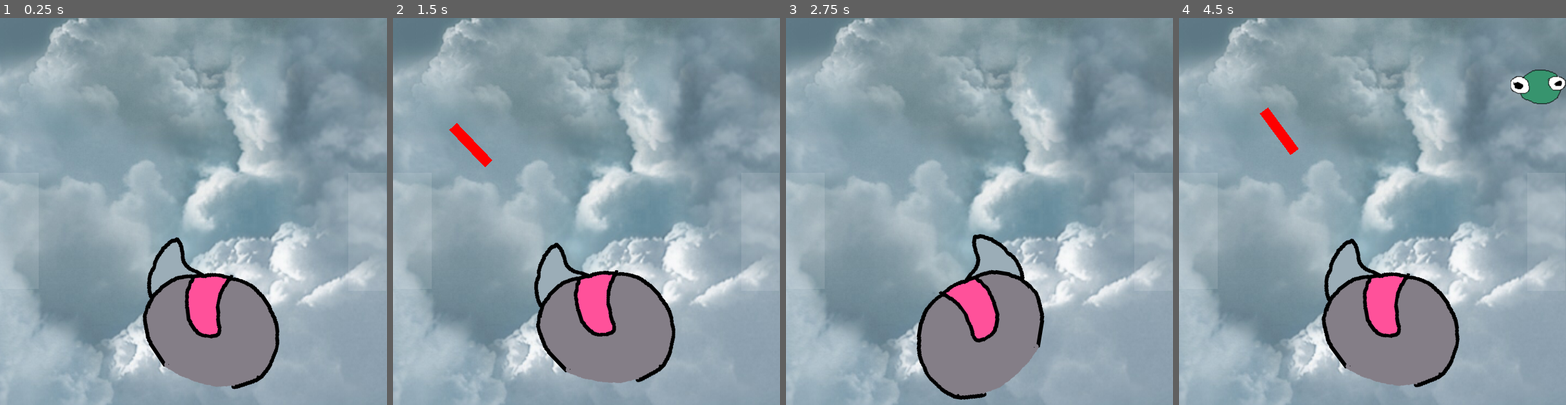
Above: before the commit, frames 1-4 (left to right).
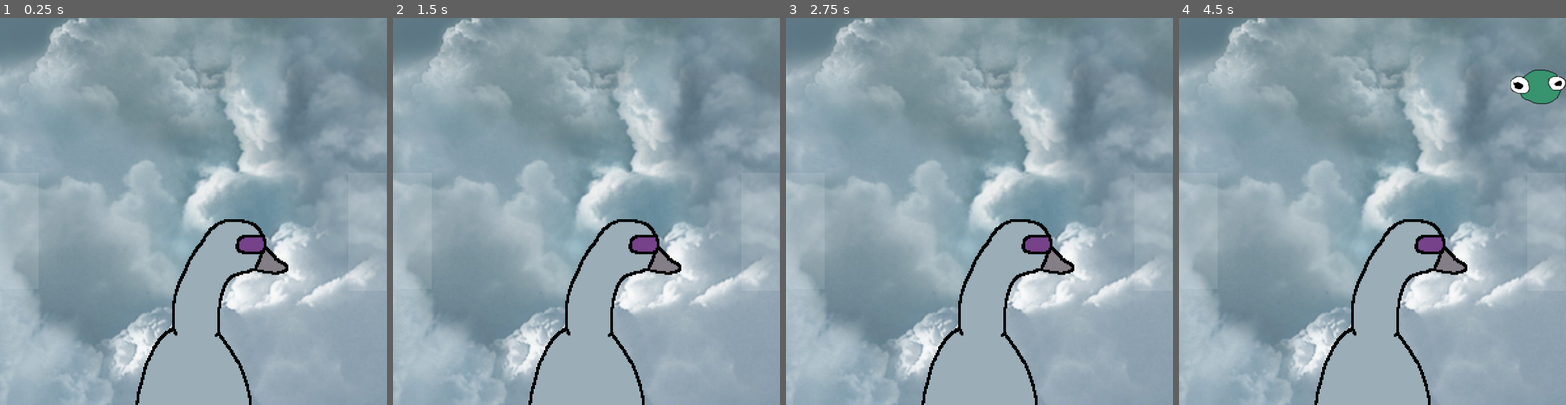
Above: after the commit, the same moments.

Repository: drakonicguy/cybergoose
Game: Godot game, scene res://scenes/Main.tscn
Two runs of this game, one before a commit and one after it. Both use one fixed random seed, a clock stepped at 60 frames per second and the inputs below.
Inputs (mouse positions are in pixels of both pictures, inside the frame that each line leads up to):
- Up to frame 1 (0.25 s): no input
- Up to frame 2 (1.5 s): tap Enter at 0.5 s; move the mouse to (671, 192) at 0.52 s; hold Right (move_right) 0.53-1.28 s; click (671, 192) at 0.6 s; tap Space at 1.25 s; move the mouse to (509, 230) at 1.27 s; hold Left (move_left) from 1.28 s (still down); click (509, 230) at 1.35 s
- Up to frame 3 (2.75 s): tap Enter at 2 s; move the mouse to (1018, 126) at 2.02 s; release Left (move_left) at 2.03 s; hold Right (move_right) from 2.03 s (still down); click (1018, 126) at 2.1 s
- Up to frame 4 (4.5 s): tap Space at 2.75 s; move the mouse to (1353, 288) at 2.77 s; click (1353, 288) at 2.85 s; move the mouse to (1488, 269) at 3.52 s; release Right (move_right) at 3.53 s; hold Left (move_left) from 3.53 s (still down); click (1488, 269) at 3.6 s; move the mouse to (1256, 153) at 4.27 s; click (1256, 153) at 4.35 s

The runs differ from the first frame. In frame 1, 11% of the frame differs, in the area x 35-75%, y 52-100%; in frame 2, 11%, in the area x 14-75%, y 27-100%; in frame 3, 10%; in frame 4, 11%.

Commit message:
new head assets+attempt at making the sprite flip properly(commented out)

Diff:
--- a/scenes/Head.tscn
+++ b/scenes/Head.tscn
@@ -1,13 +1,31 @@
-[gd_scene load_steps=3 format=2]
+[gd_scene load_steps=5 format=2]
 
-[ext_resource path="res://assets/head placeholder.png" type="Texture" id=1]
+[ext_resource path="res://assets/newhead1.png" type="Texture" id=1]
 [ext_resource path="res://scripts/Head.gd" type="Script" id=2]
+[ext_resource path="res://assets/newhead2.png" type="Texture" id=3]
 
-[node name="Head" type="Node2D"]
+[sub_resource type="SpriteFrames" id=1]
+animations = [ {
+"frames": [ ExtResource( 1 ) ],
+"loop": true,
+"name": "default",
+"speed": 5.0
+}, {
+"frames": [ ExtResource( 3 ) ],
+"loop": true,
+"name": "close",
+"speed": 5.0
+} ]
+
+[node name="Head" type="Position2D"]
 script = ExtResource( 2 )
 
-[node name="Sprite" type="Sprite" parent="."]
-texture = ExtResource( 1 )
+[node name="Sprite" type="AnimatedSprite" parent="."]
+frames = SubResource( 1 )
+offset = Vector2( 57, -75 )
 
 [node name="ShootPosition" type="Position2D" parent="."]
-position = Vector2( 20, -41 )
+position = Vector2( 67, -60 )
+
+[node name="ShootPositionFlipped" type="Position2D" parent="."]
+position = Vector2( 67, 60 )
--- a/scenes/Main.tscn
+++ b/scenes/Main.tscn
@@ -7,12 +7,13 @@
 [ext_resource path="res://scripts/Main.gd" type="Script" id=5]
 [ext_resource path="res://scenes/Enemy.tscn" type="PackedScene" id=6]
 [ext_resource path="res://assets/fff-forward.regular.ttf" type="DynamicFontData" id=7]
+[ext_resource path="res://assets/body.png" type="Texture" id=8]
 
-[sub_resource type="DynamicFont" id=2]
+[sub_resource type="DynamicFont" id=1]
 size = 70
 font_data = ExtResource( 7 )
 
-[sub_resource type="Curve2D" id=1]
+[sub_resource type="Curve2D" id=2]
 _data = {
 "points": PoolVector2Array( 0, 0, 0, 0, -120, 0, 0, 0, 0, 0, 720, 0 )
 }
@@ -37,9 +38,13 @@
 }
 
 [node name="Head" parent="." instance=ExtResource( 1 )]
-position = Vector2( 311, 467 )
+position = Vector2( 300, 485.241 )
 z_index = 500
 laser_scene = ExtResource( 2 )
+
+[node name="body" type="Sprite" parent="."]
+position = Vector2( 300, 540 )
+texture = ExtResource( 8 )
 
 [node name="Camera2D" type="Camera2D" parent="."]
 position = Vector2( 300, 300 )
--- a/scripts/Head.gd
+++ b/scripts/Head.gd
@@ -9,29 +9,46 @@
 
 export (PackedScene) var laser_scene
 
-#global_rotation_degrees << if we need to retrieve rotation degrees use this
+func _ready():
+	pass
+#	below is a workaround for the center pivot point.
+#	$Sprite.position.y = 75
+#	$Sprite.animation = "default"
+
 
 func _process(_delta):
-
-	look_at(get_global_mouse_position())
-	if get_global_mouse_position().x < position.x:
-		$Sprite.flip_v = true
-		if $ShootPosition.position.y < 0:
-			$ShootPosition.position.y = -($ShootPosition.position.y)
-	else:
-		$Sprite.flip_v = false
-		if $ShootPosition.position.y > 0:
-			$ShootPosition.position.y = -($ShootPosition.position.y)
-
-#	_move(delta)
-
 	pass
+#	below is a workaround for the center pivot point.
+#	var distance2mouse = self.global_position.distance_to(get_global_mouse_position())
+#	look_at(get_global_mouse_position())
+#	if get_global_mouse_position().x < position.x:
+#		$Sprite.flip_v = true
+#		$Sprite.position.x = -57
+#		self.global_rotation_degrees = min(self.global_rotation_degrees, 30)
+#		if self.global_rotation_degrees == 30:
+#			$Sprite.flip_v = false
+#			$Sprite.flip_h = true
+#			self.global_rotation_degrees = -30
+#		else:
+#			$Sprite.flip_h = false
+#	else:
+#		$Sprite.flip_v = false
+#		$Sprite.flip_h = false
+#		$Sprite.position.x = -57
+#		self.global_rotation_degrees = min(self.global_rotation_degrees, 30)
+#	if distance2mouse <= 150:
+#		$Sprite.animation = "close"
+#	else:
+#		$Sprite.animation = "default"
 
 func _input(_event):
 	if Input.is_action_just_pressed("shoot"):
 		var laser = laser_scene.instance()
 		add_child(laser)
-		laser.position = $ShootPosition.position
+		if $Sprite.flip_v == true:
+			laser.position = $ShootPositionFlipped.position
+		else:
+			laser.position = $ShootPosition.position
 
 #func _move(delta):
 #	dir = 0
Binary file added: assets/body.png
Not shown, added: assets/body.png.import
Binary file added: assets/newhead1.png
Not shown, added: assets/newhead1.png.import
Binary file added: assets/newhead2.png
Not shown, added: assets/newhead2.png.import
Not shown: 3 places in scenes/Main.tscn that only renumber resources
